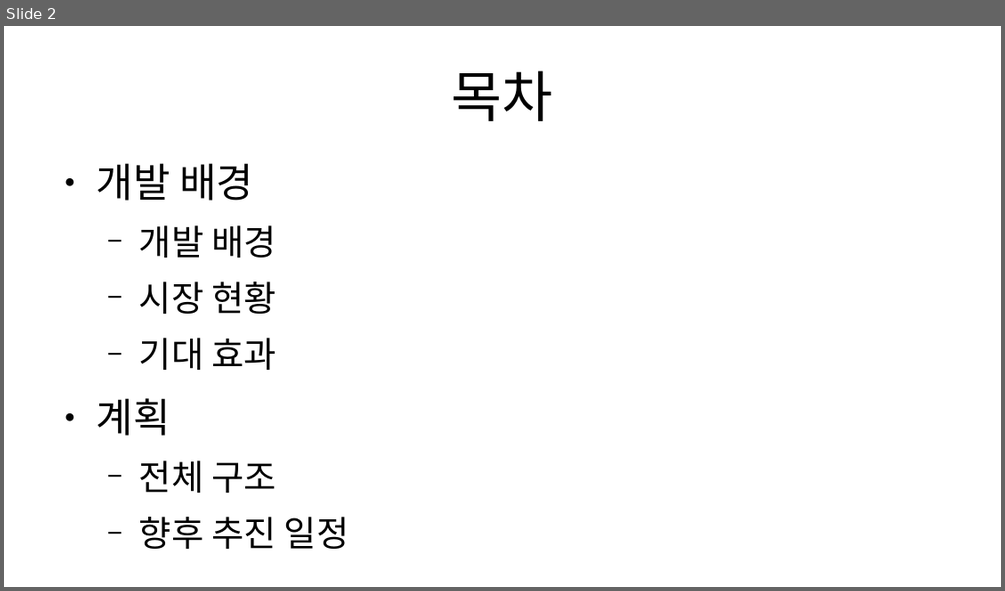
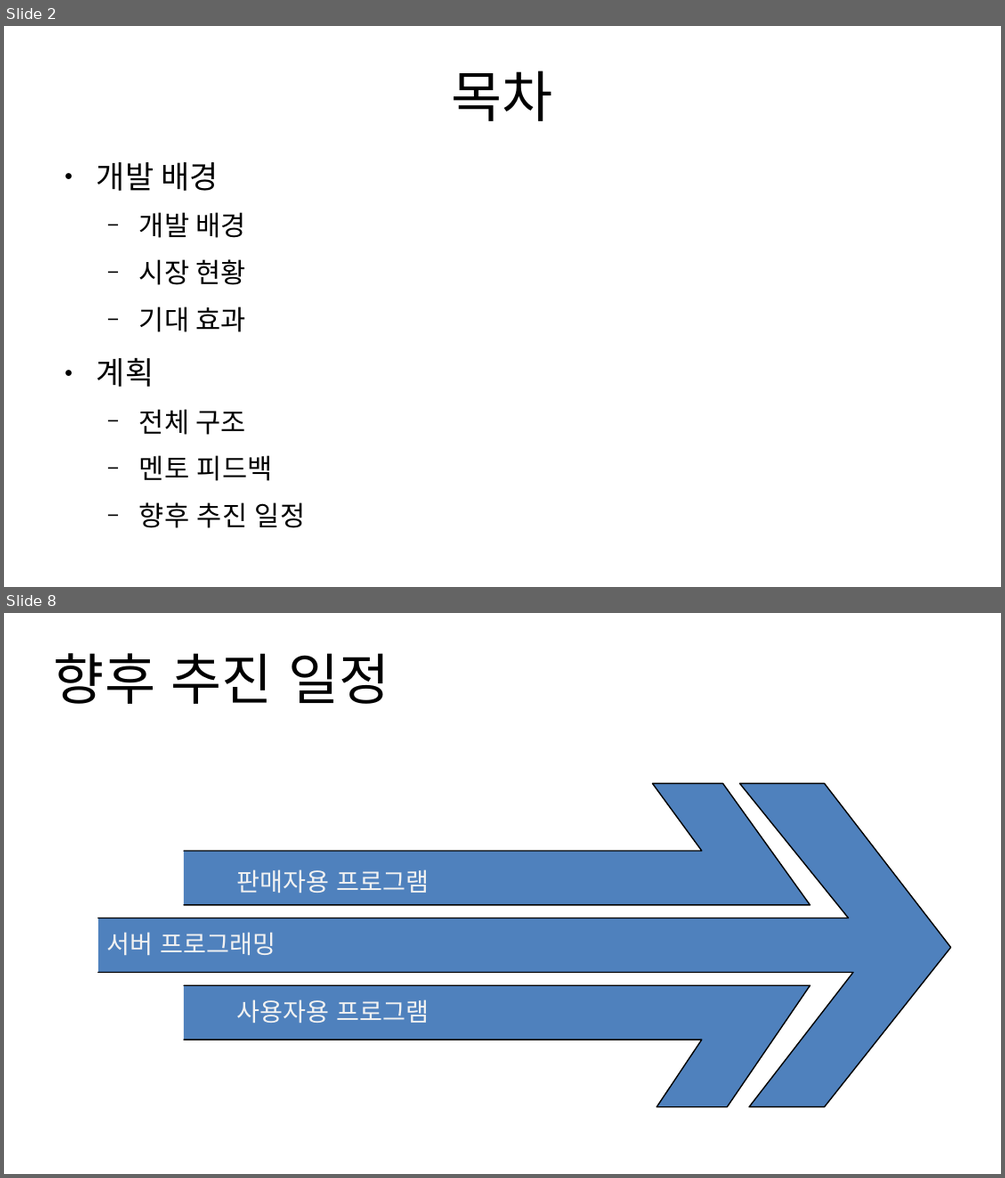
Before and after one commit to BerryWell/CapstoneDesign-2019-02, a slide deck: 발표 자료_3주차.pptx. Shown one above the other, each under a label of ours: slide 2 before the commit, slides 2 and 8 after it; the slides between them are not shown. The pictures are 1005x591 and 1005x1178 pixels, drawn with LibreOffice and Linux fonts; fonts in the diff are those of the drawing. Boxes give left, top, right and bottom in pixels: in the first picture for what was removed or moved away, otherwise in the second. Text is boxed around its words. In the diff, an @@ line names an element or a change of style, - is before the commit and + after.

```diff
--- a/발표 자료_3주차.pptx
+++ b/발표 자료_3주차.pptx
@@ slide 8 added at [4,613,1001,1174], background #FFFFFF @@
@@ title added at [54,653,389,704], 44 pt, text #000000 @@
+향후 추진 일정
@@ freeform shape added at [98,783,951,1107], fill #4F81BD, outline #000000 1 pt @@
@@ freeform shape added at [184,783,811,905], fill #4F81BD, outline #000000 1 pt @@
@@ text added at [237,869,429,892], 20 pt, text #F2F2F2 @@
+판매자용 프로그램
@@ text added at [107,932,276,955], 20 pt, text #F2F2F2 @@
+서버 프로그래밍
@@ freeform shape added at [184,986,811,1108], fill #4F81BD, outline #000000 1 pt @@
@@ text added at [237,999,429,1022], 20 pt, text #F2F2F2 @@
+사용자용 프로그램
@@ slide 2 changed as well @@
@@ text at [97,162,305,528]: size 32 to 24.8 pt in "개발 배경", "계획"; size 28 to 21.7 pt in "개발 배경", "시장 현황", "기대 효과", "전체 구조" and 1 more places @@
@@ text at [139,455,273,481]: paragraph added @@
+  − 멘토 피드백
```
Also in this commit, not shown: 4 other slides changed, 3 other slides added, 1 other file.
